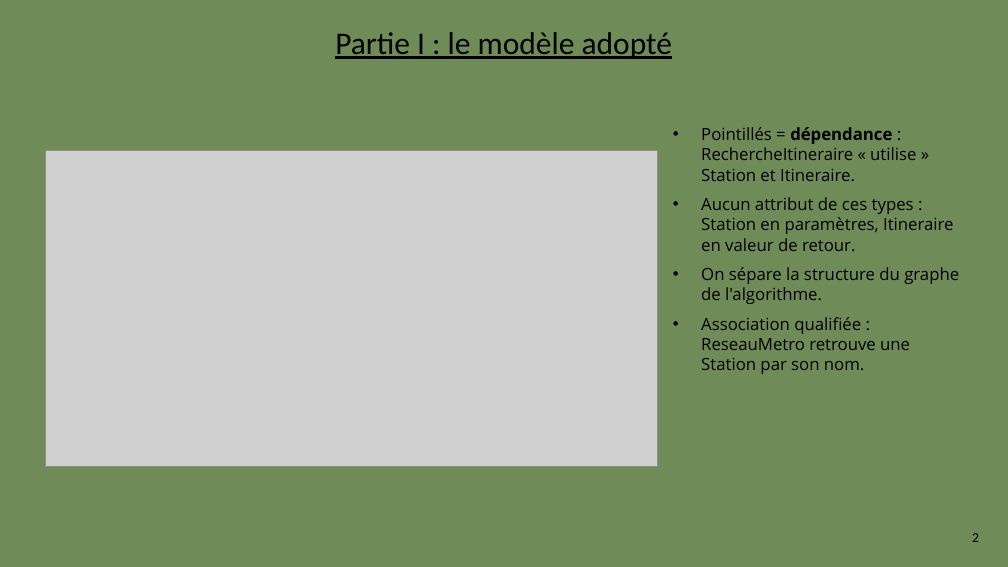
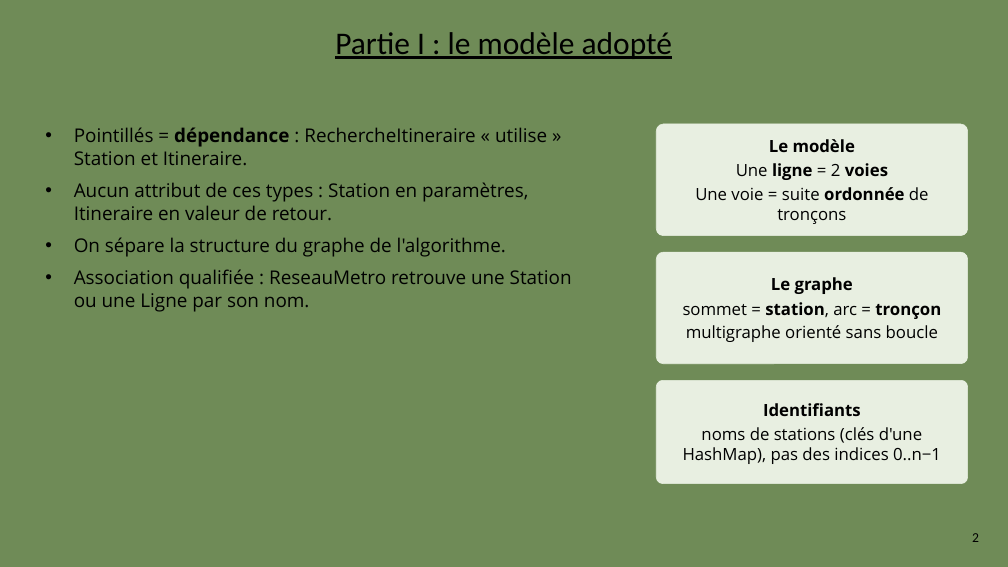
Before and after one commit to lazzrio/th-orie-des-graphes, a slide deck: slide 2 of presentations/s4/Activite9_presentation.pptx. Drawn at 1008x567 pixels with LibreOffice and Linux fonts; fonts in the diff are those of the drawing; grey boxes stand for pictures. Boxes give left, top, right and bottom in pixels: in the first picture for what was removed or moved away, otherwise in the second. Text is boxed around its words. In the diff, an @@ line names an element or a change of style, - is before the commit and + after.

```diff
--- a/presentations/s4/Activite9_presentation.pptx
+++ b/presentations/s4/Activite9_presentation.pptx
@@ text "Pointillés = dépendance : RechercheItineraire ...": place and size @@
-text "Pointillés = dépendance : RechercheItineraire ..." at <box>701,127,959,374</box>
+text "Pointillés = dépendance : RechercheItineraire ..." at <box>74,127,572,312</box>
@@ text at <box>74,127,547,257</box>: size 16 to 18 pt in "Pointillés = dépendance : RechercheItineraire « utilise ...", "Aucun attribut de ces types : Station ...", "On sépare la structure du graphe de ..." @@
@@ rounded rectangle added at <box>656,124,968,236</box>, fill #E8EFE1, outline #E8EFE1 0.5 pt, 16 pt, text #000000 @@
+Le modèle
+Une ligne = 2 voies
+Une voie = suite ordonnée de tronçons
@@ picture removed at <box>45,150,657,467</box> @@
@@ text at <box>74,269,572,312</box>: text changed; size 16 to 18 pt @@
-• Association qualifiée : ReseauMetro retrouve une Station par son nom.
+• Association qualifiée : ReseauMetro retrouve une Station ou une Ligne par son nom.
@@ rounded rectangle added at <box>656,253,968,364</box>, fill #E8EFE1, outline #E8EFE1 0.5 pt, 16 pt, text #000000 @@
+Le graphe
+sommet = station, arc = tronçon
+multigraphe orienté sans boucle
@@ rounded rectangle added at <box>656,380,968,484</box>, fill #E8EFE1, outline #E8EFE1 0.5 pt, 16 pt, text #000000 @@
+Identifiants
+noms de stations (clés d'une HashMap), pas des indices 0..n−1
```
Also in this commit, not shown: 1 other slide changed, 2 other files.
